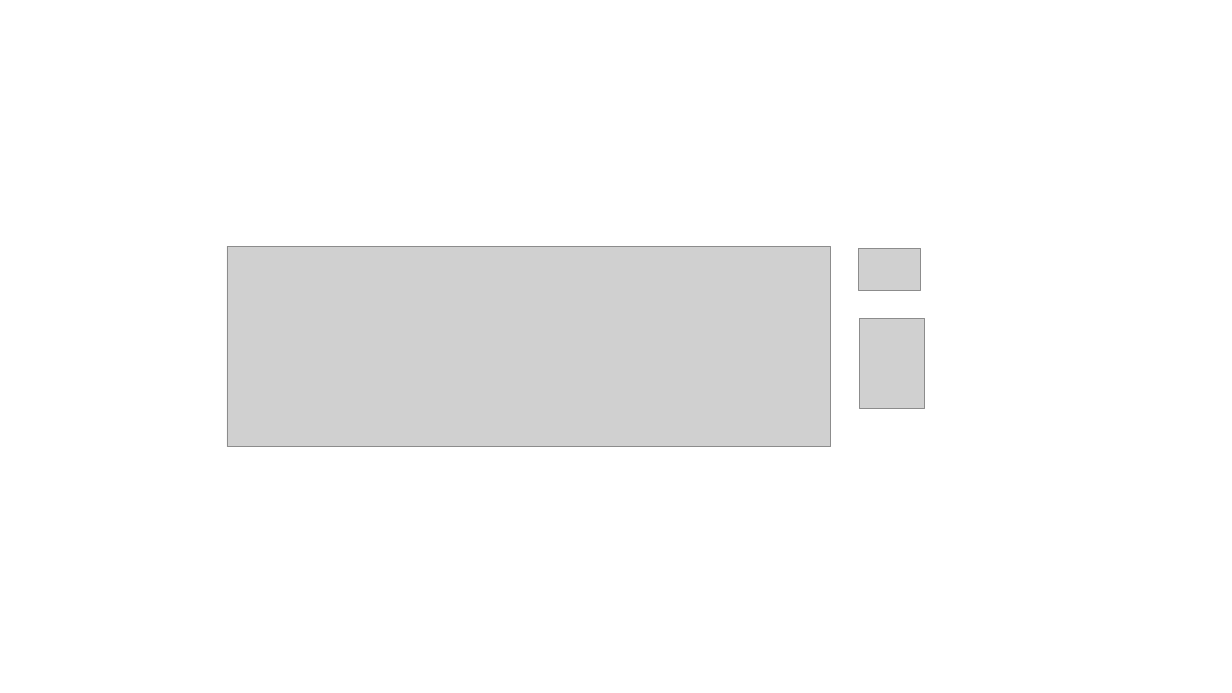
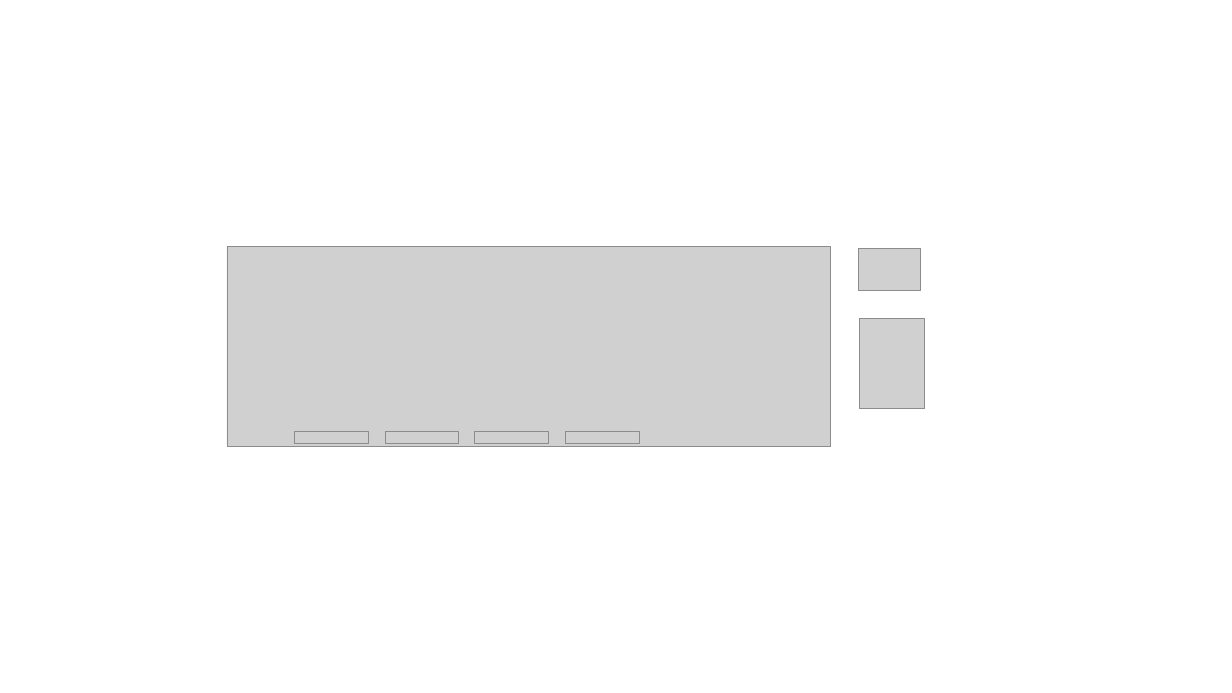
Before and after one commit to WendyMin/SCGAN, a slide deck: slide 14 of SCGAN-3D/images/绘图/scgan.discriminator&generator.pptx. Drawn at 1232x693 pixels with LibreOffice and Linux fonts; fonts in the diff are those of the drawing; grey boxes stand for pictures; background and template pictures are left out. Boxes give left, top, right and bottom in pixels: in the first picture for what was removed or moved away, otherwise in the second. Text is boxed around its words. In the diff, an @@ line names an element or a change of style, - is before the commit and + after.

```diff
--- a/SCGAN-3D/images/绘图/scgan.discriminator&generator.pptx
+++ b/SCGAN-3D/images/绘图/scgan.discriminator&generator.pptx
@@ group added at <box>295,432,640,444</box>: 4 pictures @@
```
Also in this commit, not shown: 3 slides added, 3 slides removed, 5 other files.
